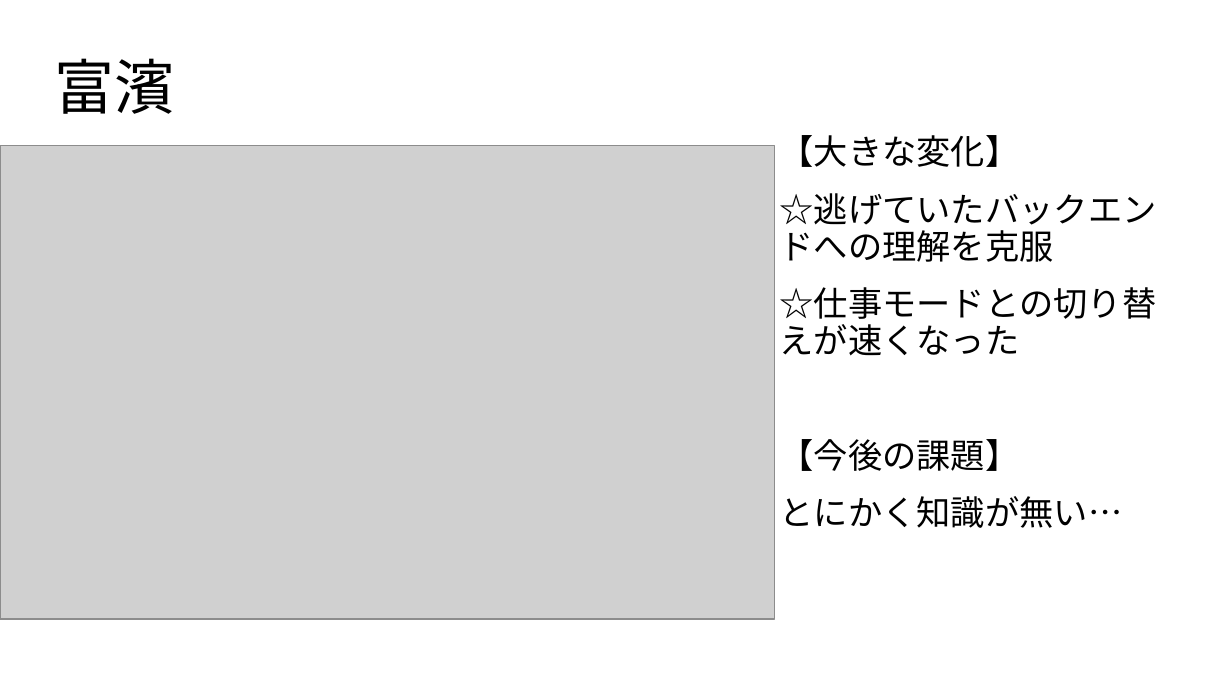
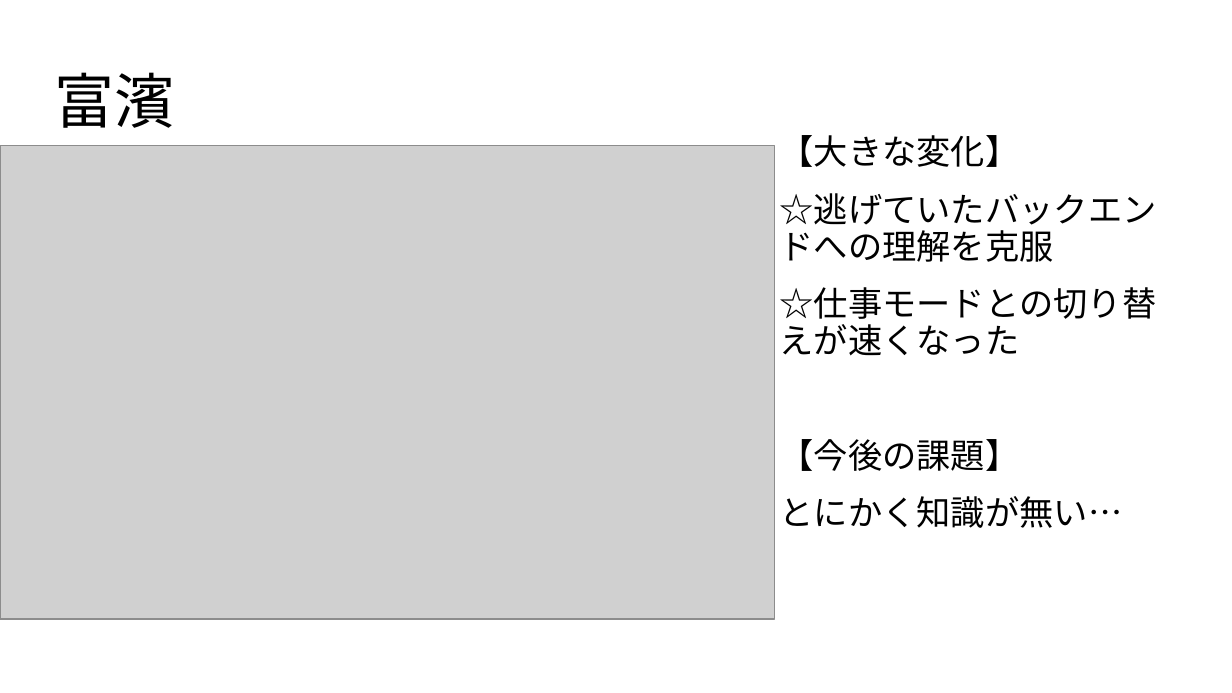
Before and after one commit to dojo2022/C-4, a slide deck: slide 33 of C-4_配布資料/C４_発表スライド.pptx. Drawn at 1232x693 pixels with LibreOffice and Linux fonts; fonts in the diff are those of the drawing; grey boxes stand for pictures. Boxes give left, top, right and bottom in pixels: in the first picture for what was removed or moved away, otherwise in the second. Text is boxed around its words. In the diff, an @@ line names an element or a change of style, - is before the commit and + after.

```diff
--- a/C-4_配布資料/C４_発表スライド.pptx
+++ b/C-4_配布資料/C４_発表スライド.pptx
@@ title "富濱": place and size @@
-title "富濱" at <box>54,58,174,114</box>
+title "富濱" at <box>54,72,174,128</box>
```
Also in this commit, not shown: 18 other slides changed.
